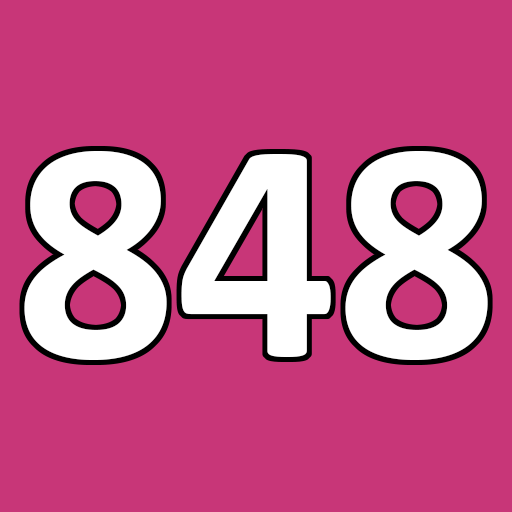
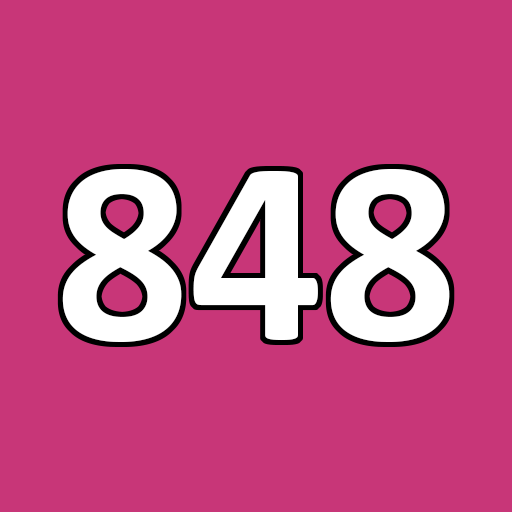
The second 512px x 512px image is a revision of the first. Changes to its layers:
painted on "848" over (24, 151, 488, 360)
painted on "Background" over (19, 146, 493, 365)
